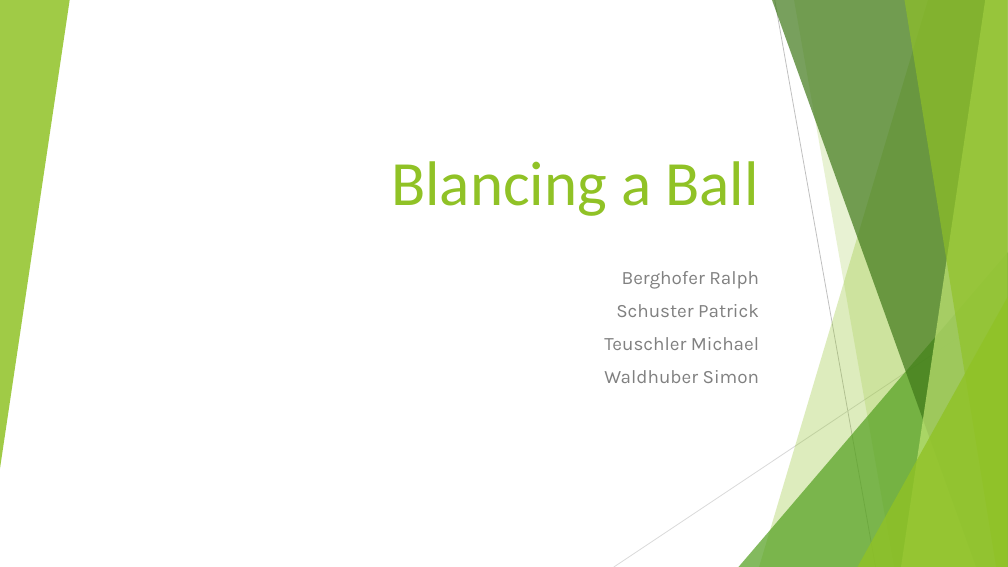
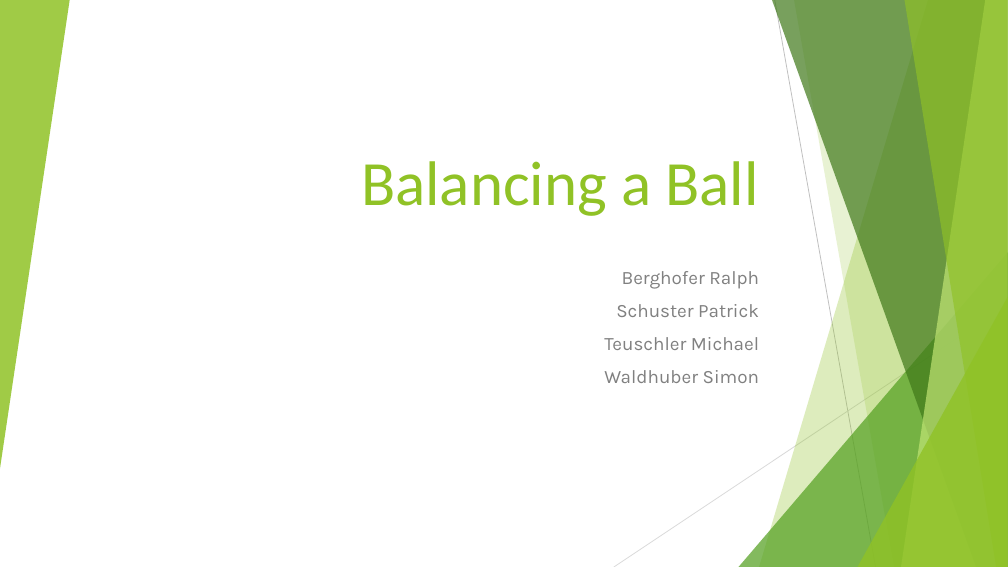
Before and after one commit to ArborLovis/BalanceControl, a slide deck: slide 1 of OSD_BallControl.pptx. Drawn at 1008x567 pixels with LibreOffice and Linux fonts; fonts in the diff are those of the drawing. Boxes give left, top, right and bottom in pixels: in the first picture for what was removed or moved away, otherwise in the second. Text is boxed around its words. In the diff, an @@ line names an element or a change of style, - is before the commit and + after.

Commit message:
corrected some typos

```diff
--- a/OSD_BallControl.pptx
+++ b/OSD_BallControl.pptx
@@ title at (361,161,759,216): text changed @@
-Blancing a Ball
+Balancing a Ball
```
Also in this commit, not shown: 3 other slides changed.
